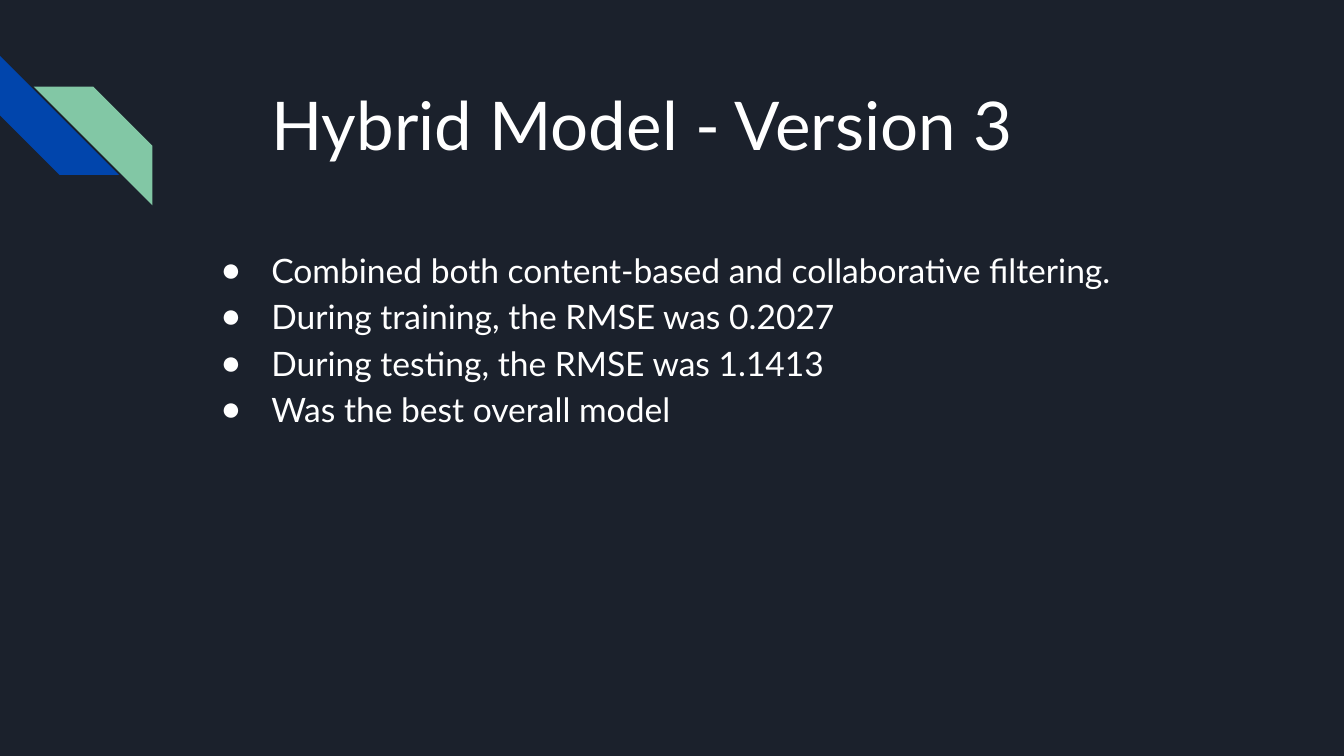
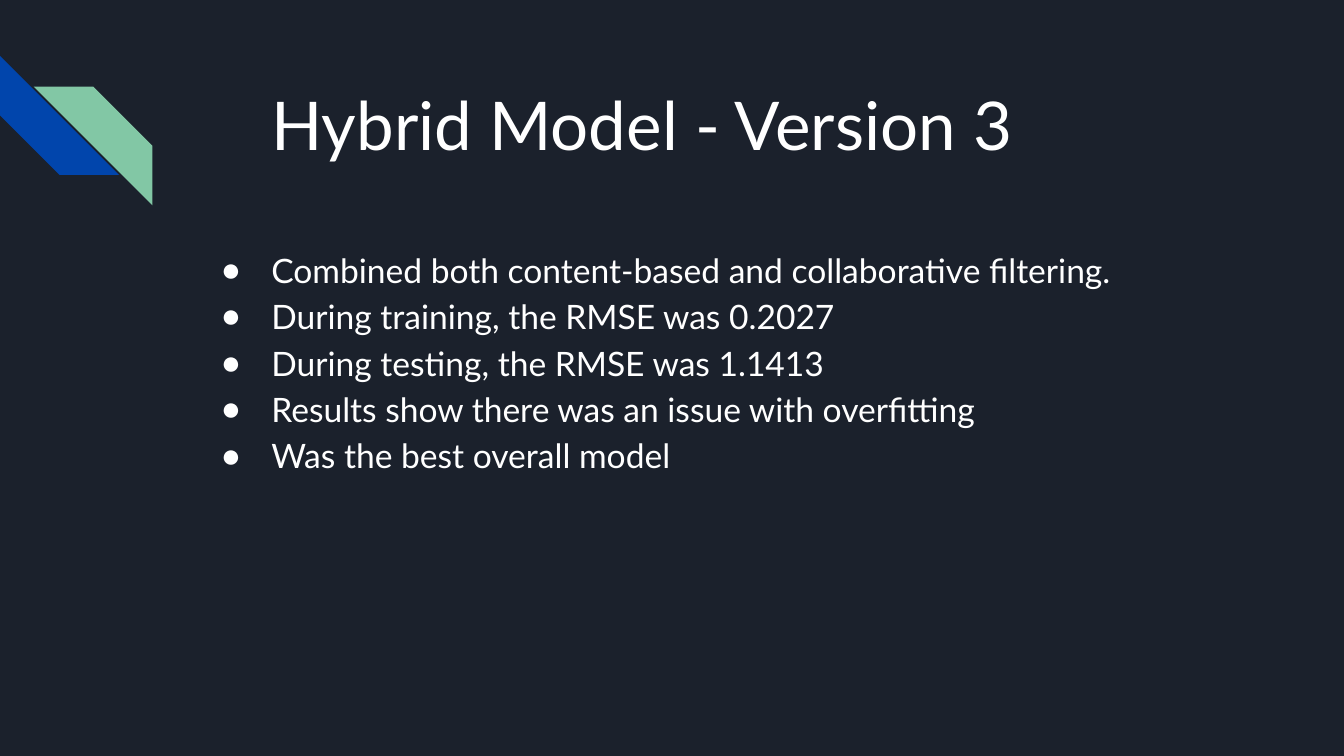
Before and after one commit to JasonCaldwellMBA/Grocery_Recommender, a slide deck: slide 13 of Grocery Recommendation System - Executive Presentation.pptx (slide 10 before the commit). Drawn at 1344x756 pixels with LibreOffice and Linux fonts; fonts in the diff are those of the drawing. Boxes give left, top, right and bottom in pixels: in the first picture for what was removed or moved away, otherwise in the second. Text is boxed around its words. In the diff, an @@ line names an element or a change of style, - is before the commit and + after.

```diff
--- a/Grocery Recommendation System - Executive Presentation.pptx
+++ b/Grocery Recommendation System - Executive Presentation.pptx
@@ text at (271,397,975,428): paragraph added @@
+● Results show there was an issue with overfitting
```
Also in this commit, not shown: 8 other slides changed, 5 slides added, 1 other file.
